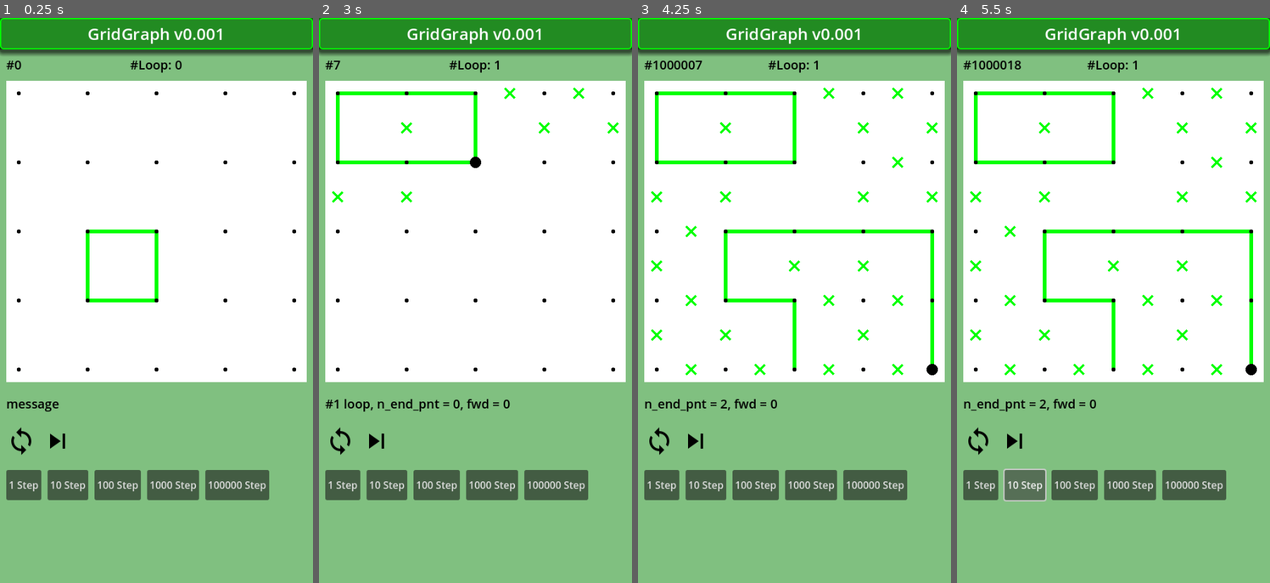
Above: before the commit, frames 1-4 (left to right).
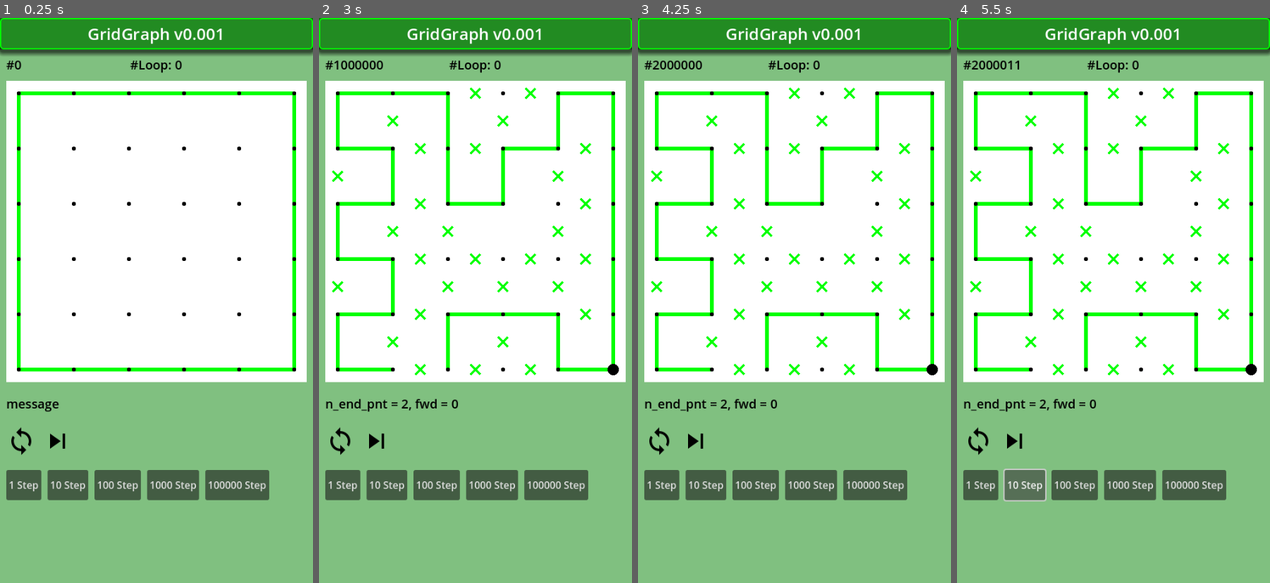
Above: after the commit, the same moments.

Repository: vivisuke/GridGraph
Game: Godot game, scene res://main.tscn
The game is run twice, just before and just after one commit, with the same random seed, the same clock (stepped at 60 frames per second) and the same inputs.
Inputs (mouse positions are in pixels of both pictures, inside the frame that each line leads up to):
- Up to frame 1 (0.25 s): no input
- Up to frame 2 (3 s): click (340, 441) at 0.5 s; click (340, 441) at 1.25 s; click (340, 441) at 2 s; click (375, 441) at 2.75 s
- Up to frame 3 (4.25 s): click (694, 441) at 3.5 s
- Up to frame 4 (5.5 s): click "1 Step" at 4.25 s; click "10 Step" at 5 s

The runs differ from the first frame. In frame 1, 3.5% of the frame differs, in the area x 5-95%, y 13-63%; in frame 2, 6.4%; in frame 3, 6.8%, in the area x 4-96%, y 7-64%; in frame 4, 6.8%.

Commit message:
0053 ◎ C 03/26 03/26 0.001│問題│エッジが最下行に移動されない

Diff:
--- a/GridGraph/scripts/Board.gd
+++ b/GridGraph/scripts/Board.gd
@@ -429,7 +429,7 @@
 	return true
 func can_move_edge_down(ix) -> bool:	# 水平エッジを下に移動可能？
 	if h_link[ix] != LINKED: return false
-	if v_link[ix+ARY_WIDTH] == UNLINKED_DTM || v_link[ix+ARY_WIDTH+1] == UNLINKED_DTM:
+	if v_link[ix] == UNLINKED_DTM || v_link[ix+1] == UNLINKED_DTM:
 		return false
 	if h_link[ix+ARY_WIDTH] != EMPTY: return false
 	if v_link[ix] == EMPTY && degree[ix+ARY_WIDTH] == 2:
--- a/GridGraph/scripts/Grid.gd
+++ b/GridGraph/scripts/Grid.gd
@@ -35,6 +35,7 @@
 func xyToIX(x, y): return x + (y+1)*ARY_WIDTH
 
 func _draw():
+	if h_link.is_empty() || v_link.is_empty(): return
 	# エッジ線・非連結 X 描画
 	for y in range(N_VERT+1):
 		var py = y * CELL_WIDTH
--- a/GridGraph/scripts/main.gd
+++ b/GridGraph/scripts/main.gd
@@ -18,15 +18,23 @@
 func _ready():
 	#seed(0)
 	bd = CBoard.new()
+	$Board/Grid.h_link = bd.h_link
+	$Board/Grid.v_link = bd.v_link
 	if true:
-		set_board_size(4)
-		bd.make_h_link(xyToIX(1,2))
-		bd.make_v_link(xyToIX(1,2))
-		bd.make_h_link(xyToIX(1,3))
-		bd.make_v_link(xyToIX(2,2))
-		bd.print_board()
-		bd.print_degree()
-		bd.print_count()
+		set_board_size(5)
+		#bd.make_h_link(xyToIX(1,2))
+		#bd.make_v_link(xyToIX(1,2))
+		#bd.make_h_link(xyToIX(1,3))
+		#bd.make_v_link(xyToIX(2,2))
+		for x in range(N_HORZ):
+			bd.make_h_link(xyToIX(x, 0))
+			bd.make_h_link(xyToIX(x, N_VERT))
+			bd.make_v_link(xyToIX(0, x))
+			bd.make_v_link(xyToIX(N_VERT, x))
+		bd.print_board()
+		bd.print_degree()
+		bd.print_count()
+		print(bd.can_move_edge_down(xyToIX(1,3)))
 		mv_lst = bd.list_movable_edges()
 		print_dir_ix(mv_lst)
 		#print(lst)
Not shown, changed: GridGraph.spr
